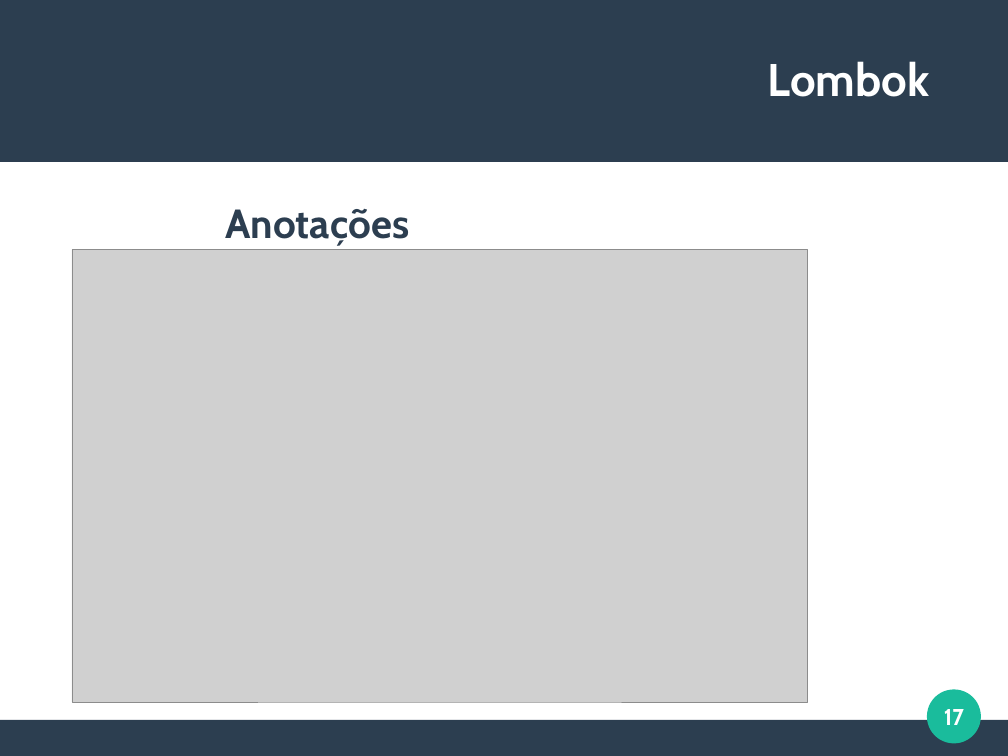
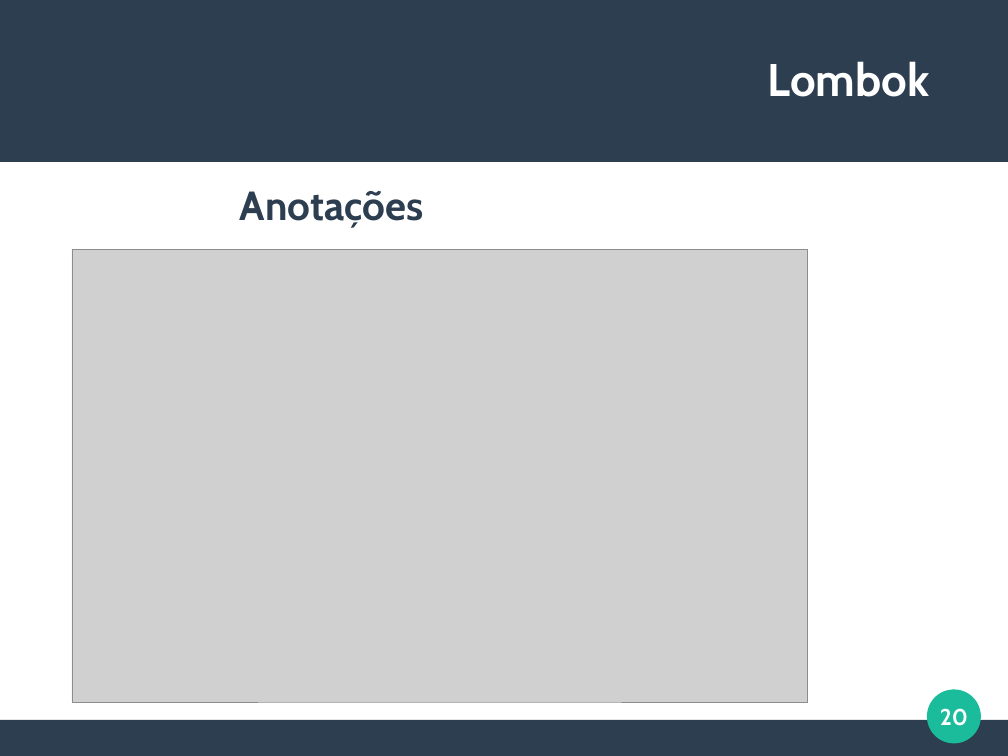
Before and after one commit to viniciusFortti/test, a slide deck: slide 20 of Apresentação/QuartaApresentacaoSpring.odp (slide 17 before the commit). Drawn at 1008x756 pixels with LibreOffice and Linux fonts; fonts in the diff are those of the drawing; grey boxes stand for pictures. Boxes give left, top, right and bottom in pixels: in the first picture for what was removed or moved away, otherwise in the second. Text is boxed around its words. In the diff, an @@ line names an element or a change of style, - is before the commit and + after.

```diff
--- a/Apresentação/QuartaApresentacaoSpring.odp
+++ b/Apresentação/QuartaApresentacaoSpring.odp
@@ text "Anotações": place and size @@
-text "Anotações" at (226,209,410,246)
+text "Anotações" at (240,191,424,228)
@@ page number at (940,708,968,726): text changed @@
-17
+20
```
Also in this commit, not shown: 4 other slides changed, 10 slides added, 5 slides removed, 4 other files.
